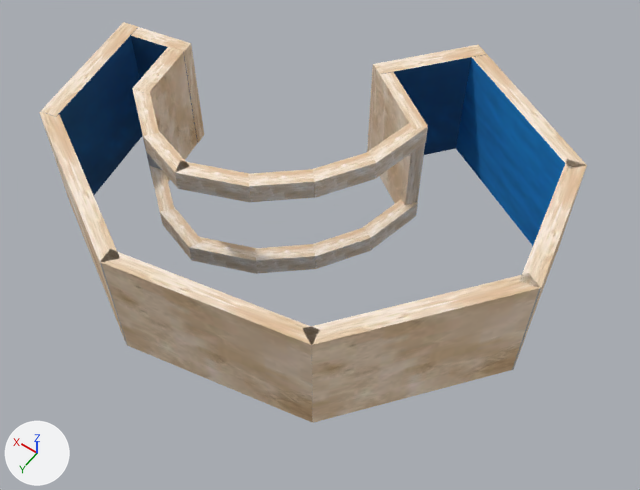
Before and after pictures for a commit that changed the OBJ model Proyecto_Final_Acuario/Proyecto_Final_Acuario/Models/Acuario/Area_Medusas/area_medusas.obj.
One viewpoint serves both versions: a 50 mm lens placed at (-287.5, 142.2, 115.5), pointed at (-237.9, 72.7, 6.1). Every picture has the same lights, and +X, +Y and +Z are marked at lower left. Where no turn or scale is listed for an object, it has been applied to the vertices. Vertices at the same position are counted once.

In view in the first picture: 'area_medusas'.
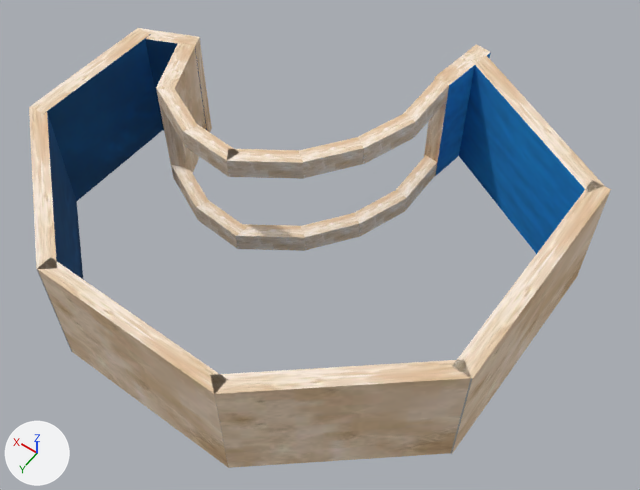
Boxes [x1, y1, x2, y2] around the edits, measured in the pictures (640 x 490 px; the box of a moved part takes in the faces that stretch with it):
'area_medusas', reshaped (6% wider, 10% taller): before [39, 22, 587, 423]; after [29, 28, 611, 468]
part 1 of me_area_medusas, moved or reshaped: before [368, 123, 428, 179]; after [403, 78, 448, 138]
part 2 of me_area_medusas, moved or reshaped: before [364, 200, 418, 251]; after [396, 155, 437, 211]
part 3 of me_area_medusas, moved or reshaped: before [313, 152, 376, 198]; after [358, 113, 415, 164]
part 4 of me_area_medusas, moved or reshaped: before [314, 227, 371, 269]; after [354, 189, 406, 237]
part 5 of me_area_medusas, moved or reshaped: before [255, 244, 315, 273]; after [300, 213, 359, 250]
part 6 of me_area_medusas, moved or reshaped: before [248, 169, 314, 202]; after [299, 137, 364, 178]
part 7 of me_area_medusas, moved or reshaped: before [175, 162, 251, 203]; after [227, 149, 304, 179]
part 8 of me_area_medusas, moved or reshaped: before [189, 237, 258, 274]; after [236, 224, 305, 251]
part 9 of me_area_medusas, moved or reshaped: before [160, 207, 202, 260]; after [196, 201, 247, 248]
part 10 of me_area_medusas, moved or reshaped: before [150, 166, 174, 225]; after [171, 165, 209, 219]
part 11 of me_area_medusas, moved or reshaped: before [133, 89, 159, 152]; after [157, 88, 198, 147]
part 12 of me_area_medusas, moved or reshaped: before [143, 132, 190, 188]; after [183, 124, 239, 176]
part 13 of me_area_medusas, moved or reshaped: before [132, 46, 197, 182]; after [156, 43, 206, 179]
part 14 of me_area_medusas, moved or reshaped: before [131, 27, 204, 143]; after [140, 28, 212, 132]
part 15 of me_area_medusas, moved or reshaped: before [40, 22, 142, 195]; after [30, 28, 163, 201]
part 16 of me_area_medusas, moved or reshaped: before [303, 273, 540, 423]; after [211, 359, 471, 468]
part 17 of me_area_medusas, moved or reshaped: before [101, 250, 319, 422]; after [38, 258, 229, 468]
part 18 of me_area_medusas, moved or reshaped: before [39, 112, 128, 346]; after [29, 107, 83, 352]
part 19 of me_area_medusas, rebuilt: before [512, 159, 587, 370]; after [451, 180, 611, 454]
part 20 of me_area_medusas, rebuilt: before [456, 45, 587, 251]; after [459, 56, 604, 254]
part 21 of me_area_medusas, deleted (beige): before [371, 69, 427, 205]
part 22 of me_area_medusas, moved or reshaped: before [367, 45, 486, 155]; after [424, 44, 491, 176]

Edits to the bpy script that builds the scene:
```text
Change me_area_medusas:
    remove me_area_medusas.from_pydata(...)  # 178 vertices, 131 faces; spans x -272.1..-190.3, y 33.1..101.5, z 0.0..21.1
    add me_area_medusas.from_pydata(...)  # 170 vertices, 125 faces; spans x -272.4..-192.7, y 33.2..107.8, z 0.0..21.1
    me_area_medusas part 1: the loose piece of 8 vertices spanning x -244.7..-240.0, y 53.7..65.1, z 17.5..21.0 is turned 12.2 degrees about the z axis through its middle, then moved by (1.0, -10.4, 0.0)
    me_area_medusas part 2: the loose piece of 8 vertices spanning x -244.7..-240.0, y 53.7..65.1, z 0.0..3.4 is turned 12.2 degrees about the z axis through its middle, then moved by (1.0, -10.4, 0.0)
    me_area_medusas part 3: the loose piece of 8 vertices spanning x -242.4..-235.3, y 63.7..73.3, z 17.5..21.0 is turned 12.2 degrees about the z axis through its middle, then moved by (-1.0, -9.8, 0.0)
    me_area_medusas part 4: the loose piece of 8 vertices spanning x -242.4..-235.3, y 63.7..73.3, z 0.0..3.5 is turned 12.2 degrees about the z axis through its middle, then moved by (-1.0, -9.8, 0.0)
    me_area_medusas part 5: the loose piece of 8 vertices spanning x -237.3..-228.7, y 71.4..79.4, z 0.0..3.5 is turned 12.2 degrees about the z axis through its middle, then moved by (-2.6, -8.8, 0.0)
    me_area_medusas part 6: the loose piece of 8 vertices spanning x -237.3..-228.7, y 71.4..79.4, z 17.6..21.0 is turned 12.2 degrees about the z axis through its middle, then moved by (-2.6, -8.8, 0.0)
    me_area_medusas part 7: the loose piece of 8 vertices spanning x -230.3..-219.0, y 77.1..83.5, z 17.5..21.0 is turned 12.2 degrees about the z axis through its middle, then moved by (-3.8, -7.1, 0.0)
    me_area_medusas part 8: the loose piece of 8 vertices spanning x -230.3..-219.0, y 77.1..83.5, z 0.0..3.4 is turned 12.2 degrees about the z axis through its middle, then moved by (-3.8, -7.1, 0.0)
    me_area_medusas part 9: the loose piece of 8 vertices spanning x -220.8..-211.1, y 78.4..83.5, z 0.0..3.5 is turned 12.2 degrees about the z axis through its middle, then moved by (-4.1, -5.3, 0.0)
    me_area_medusas part 10: the loose piece of 8 vertices spanning x -212.6..-202.6, y 72.0..80.6, z 0.0..3.5 is turned 12.2 degrees about the z axis through its middle, then moved by (-3.3, -3.4, 0.0)
    me_area_medusas part 11: the loose piece of 8 vertices spanning x -212.6..-202.6, y 72.0..80.6, z 17.5..21.0 is turned 12.2 degrees about the z axis through its middle, then moved by (-3.3, -3.4, 0.0)
    me_area_medusas part 12: the loose piece of 8 vertices spanning x -220.8..-211.1, y 78.4..83.5, z 17.5..21.0 is turned 12.2 degrees about the z axis through its middle, then moved by (-4.1, -5.3, 0.0)
    me_area_medusas part 13: the loose piece of 8 vertices spanning x -205.5..-200.5, y 62.4..73.9, z 0.0..21.0 is turned 12.2 degrees about the z axis through its middle, then moved by (-1.7, -2.2, 0.0)
    me_area_medusas part 14: the loose piece of 8 vertices spanning x -203.5..-192.6, y 60.2..64.6, z 0.0..21.0 is turned 12.2 degrees about the z axis through its middle, then moved by (-0.6, -1.1, 0.0)
    me_area_medusas part 15: the loose piece of 8 vertices spanning x -197.6..-190.3, y 62.1..85.9, z 0.0..21.1 is turned -12.3 degrees about the z axis through its middle, then moved by (-0.5, 0.2, 0.0)
    me_area_medusas part 16: the loose piece of 8 vertices spanning x -272.1..-250.5, y 69.9..95.6, z 0.0..21.0 is turned -12.3 degrees about the z axis through its middle, then moved by (2.9, 14.3, 0.0)
    me_area_medusas part 17: the loose piece of 8 vertices spanning x -252.9..-222.0, y 93.1..101.4, z 0.0..21.0 is turned -12.3 degrees about the z axis through its middle, then moved by (5.5, 8.9, 0.0)
    me_area_medusas part 18: the loose piece of 8 vertices spanning x -224.2..-194.8, y 84.0..101.5, z 0.0..21.0 is turned -12.3 degrees about the z axis through its middle, then moved by (3.9, 3.1, 0.0)
    me_area_medusas part 19: the loose piece of 8 vertices spanning x -272.1..-264.7, y 47.6..71.9, z 0.0..21.0 is rebuilt with 8 vertices and now spans x -272.4..-268.6, y 49.9..88.1, z 0.0..21.0
    me_area_medusas part 20: the loose piece of 8 vertices spanning x -267.6..-239.8, y 33.1..49.7, z 0.0..21.0 is rebuilt with 8 vertices and now spans x -271.4..-242.4, y 34.7..52.4, z 0.0..21.0
    me_area_medusas part 21: the loose piece of 8 vertices spanning x -244.6..-230.3, y 45.4..56.0, z 0.1..21.0 is deleted
    me_area_medusas part 22: 8 vertices removed from x -243.7..-230.1, y 33.3..48.6, z 0.0..21.0; 8 vertices added at x -244.1..-239.8, y 33.2..44.5, z 0.0..21.0
    remove me_area_medusas.materials.append(mat_area_peces3_lambert16sg4)  # picture img_estanque_png
    remove me_area_medusas.materials.append(mat_area_peces3_lambert15sg4)  # picture img_estanque_png
```
